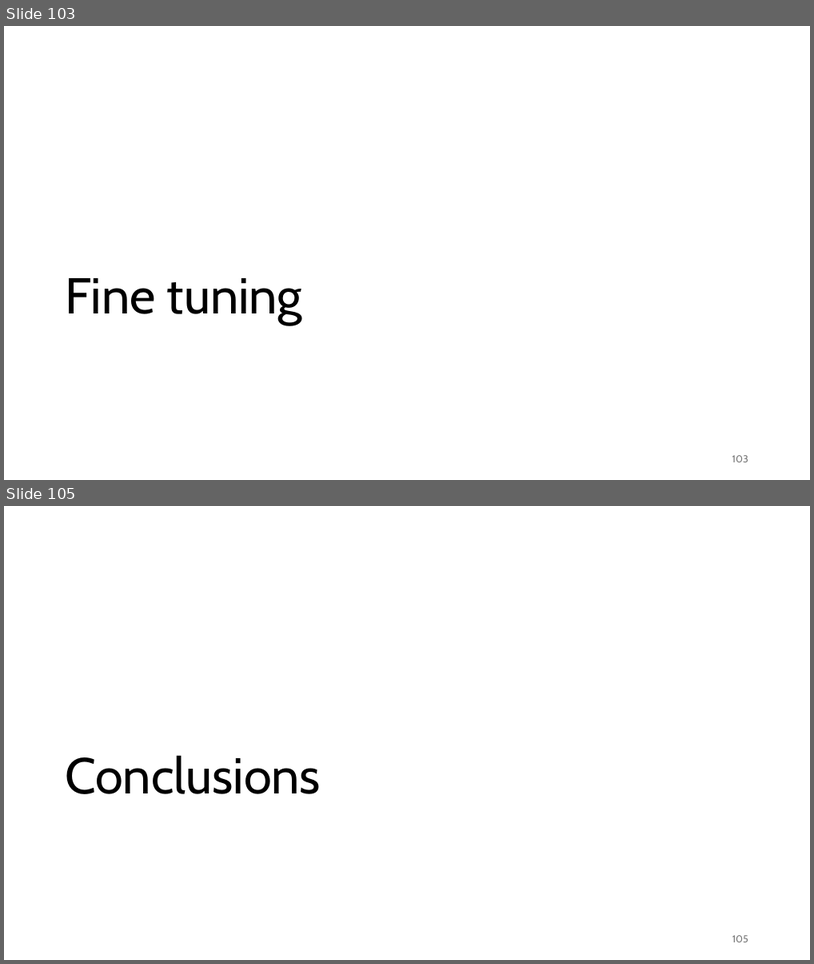
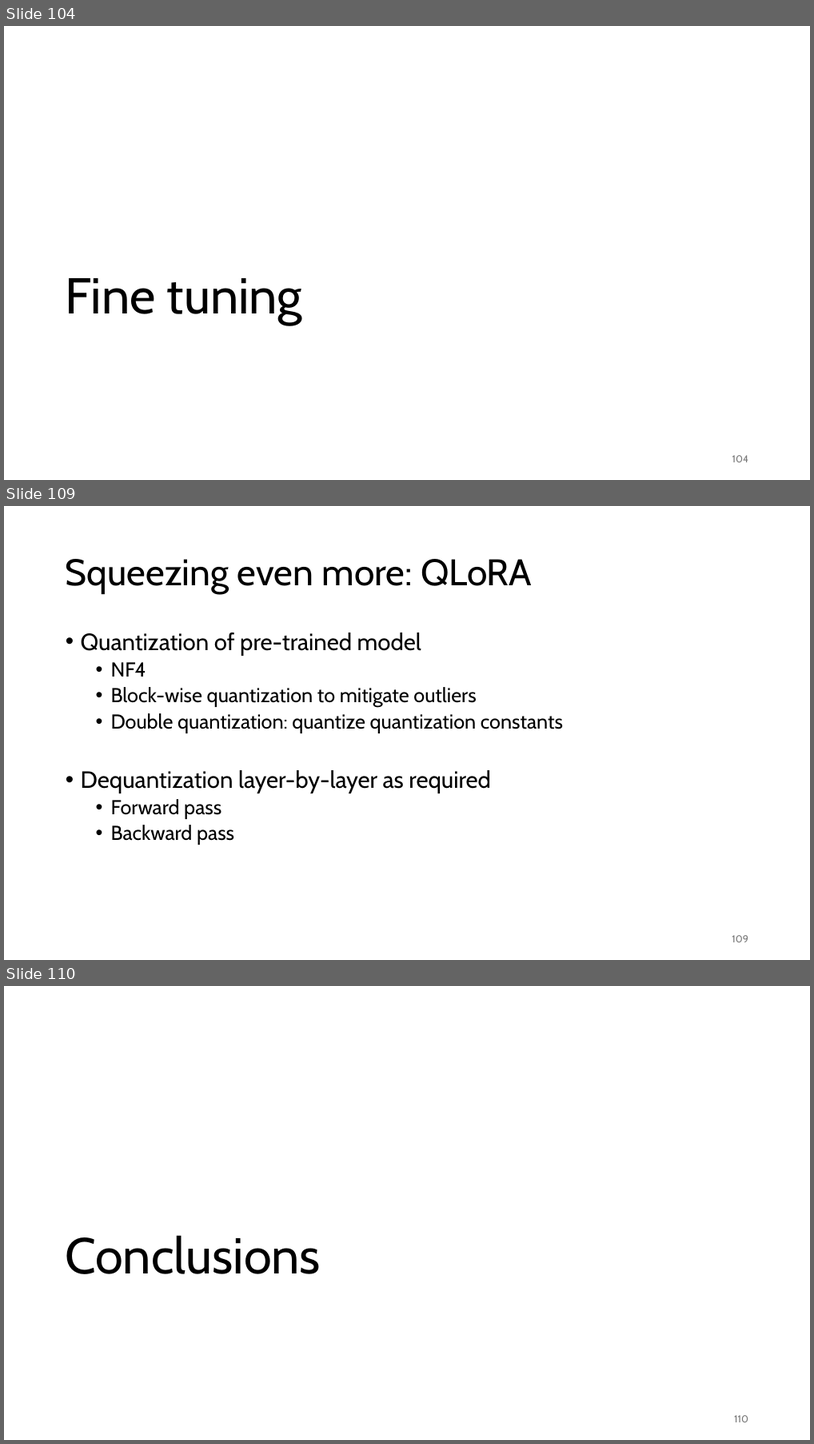
Before and after one commit to gjbex/Deploying-LLMs-locally, a slide deck: local_LLMs.pptx. Shown one above the other, each under a label of ours: slides 103 and 105 before the commit, slides 104, 109 and 110 after it; the slides between them are not shown. The pictures are 814x964 and 814x1444 pixels, drawn with LibreOffice and Linux fonts; fonts in the diff are those of the drawing. Boxes give left, top, right and bottom in pixels: in the first picture for what was removed or moved away, otherwise in the second. Text is boxed around its words. In the diff, an @@ line names an element or a change of style, - is before the commit and + after.

```diff
--- a/local_LLMs.pptx
+++ b/local_LLMs.pptx
@@ slide 109 added at (4, 506, 810, 960), background #FFFFFF @@
@@ title added at (66, 559, 532, 594), 44 pt, text #000000 @@
+Squeezing even more: QLoRA
@@ text added at (81, 632, 563, 844), 24 pt, text #000000 @@
+• Quantization of pre-trained model
+  • NF4
+  • Block-wise quantization to mitigate outliers
+  • Double quantization: quantize quantization constants
+• Dequantization layer-by-layer as required
+  • Forward pass
+  • Backward pass
@@ page number added at (732, 935, 749, 942), 12 pt, text #797979 @@
+109
@@ what was slide 103 is now slide 104 @@
@@ page number at (733, 455, 749, 462): text changed @@
-103
+104
@@ what was slide 105 is now slide 110 @@
@@ page number at (734, 1415, 749, 1422): text changed @@
-105
+110
```
Also in this commit, not shown: 5 other slides added, 1 slide removed.
